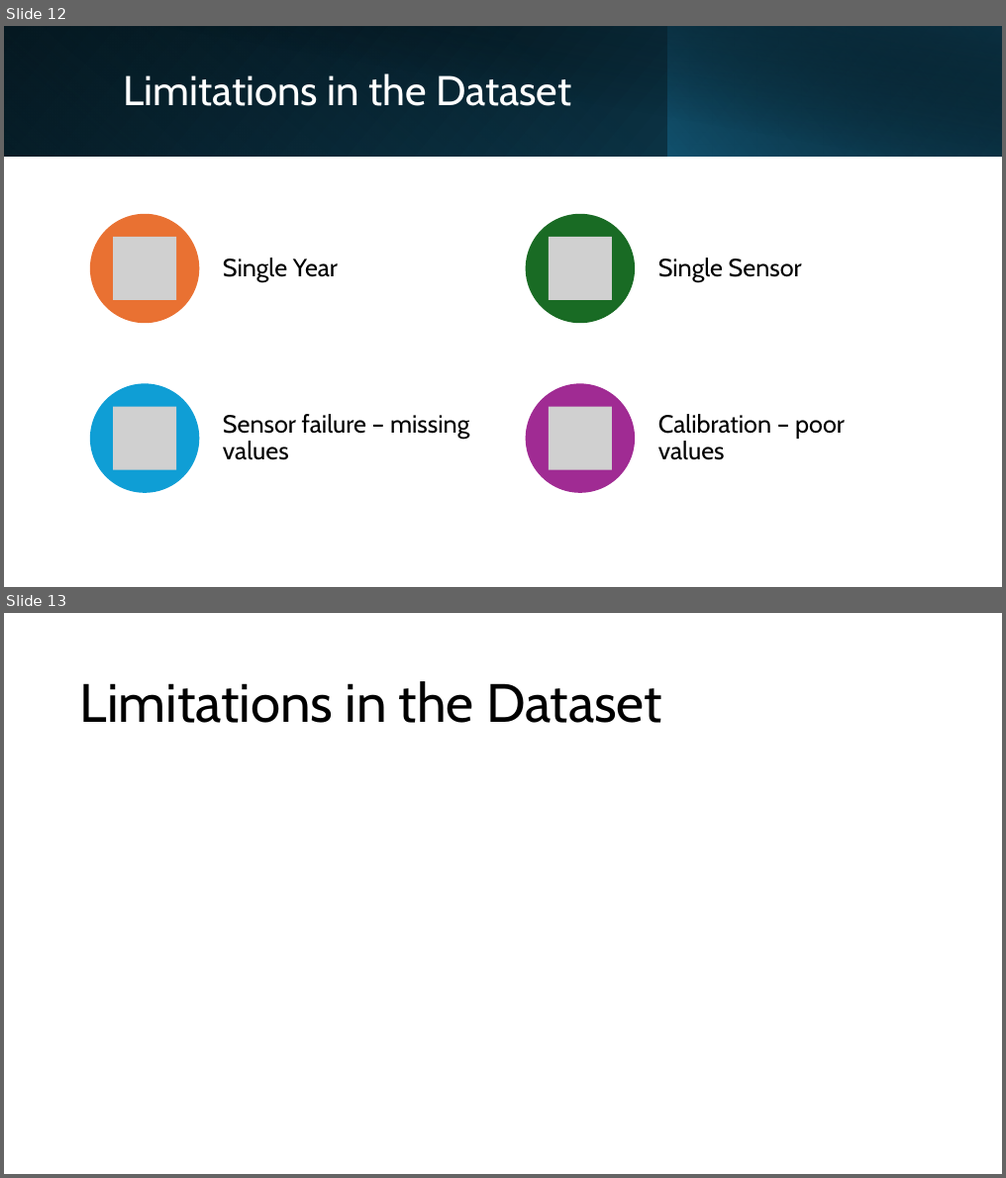
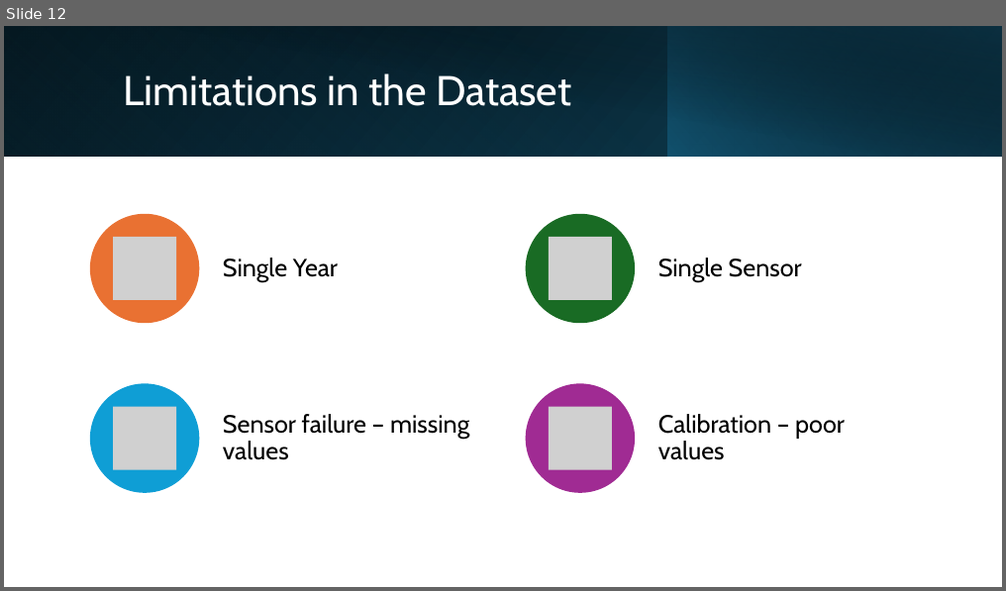
Before and after one commit to daemonchild/cardiffmet-dat5003-applied-datascience, a slide deck: DAT5003-S2_24-AirQuality-ST20285213-TomRowan_PRES1.pptx. Shown one above the other, each under a label of ours: slides 12 and 13 before the commit, slide 12 after it. The pictures are 1006x1178 and 1006x591 pixels, drawn with LibreOffice and Linux fonts; fonts in the diff are those of the drawing; grey boxes stand for pictures. Boxes give left, top, right and bottom in pixels: in the first picture for what was removed or moved away, otherwise in the second. Text is boxed around its words. In the diff, an @@ line names an element or a change of style, - is before the commit and + after.

```diff
--- a/DAT5003-S2_24-AirQuality-ST20285213-TomRowan_PRES1.pptx
+++ b/DAT5003-S2_24-AirQuality-ST20285213-TomRowan_PRES1.pptx
@@ slide 13 removed at (4, 613, 1002, 1174), background #FFFFFF @@
@@ title removed at (80, 681, 662, 723) @@
-Limitations in the Dataset
```
Also in this commit, not shown: 1 other slide removed, 1 other file.
